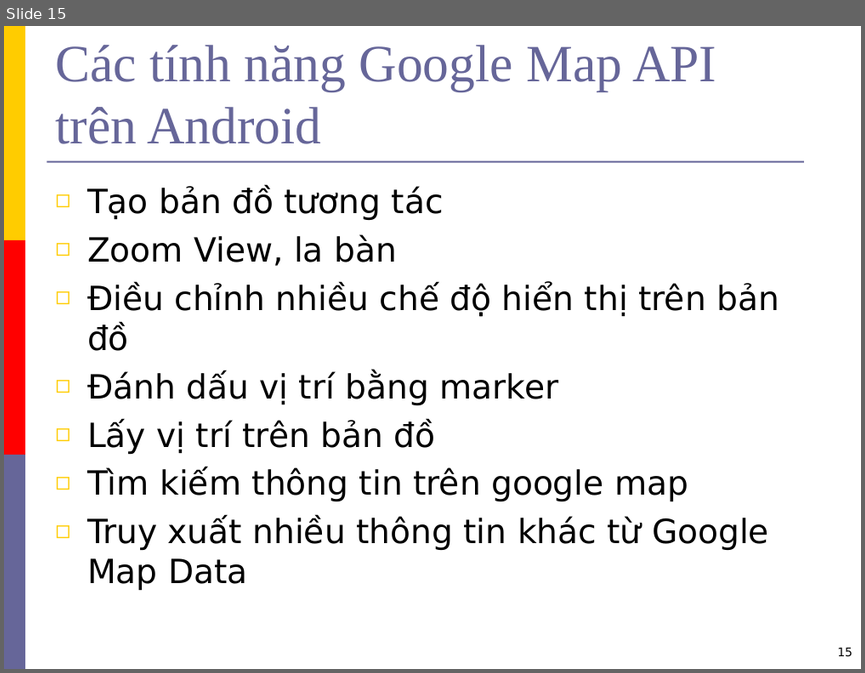
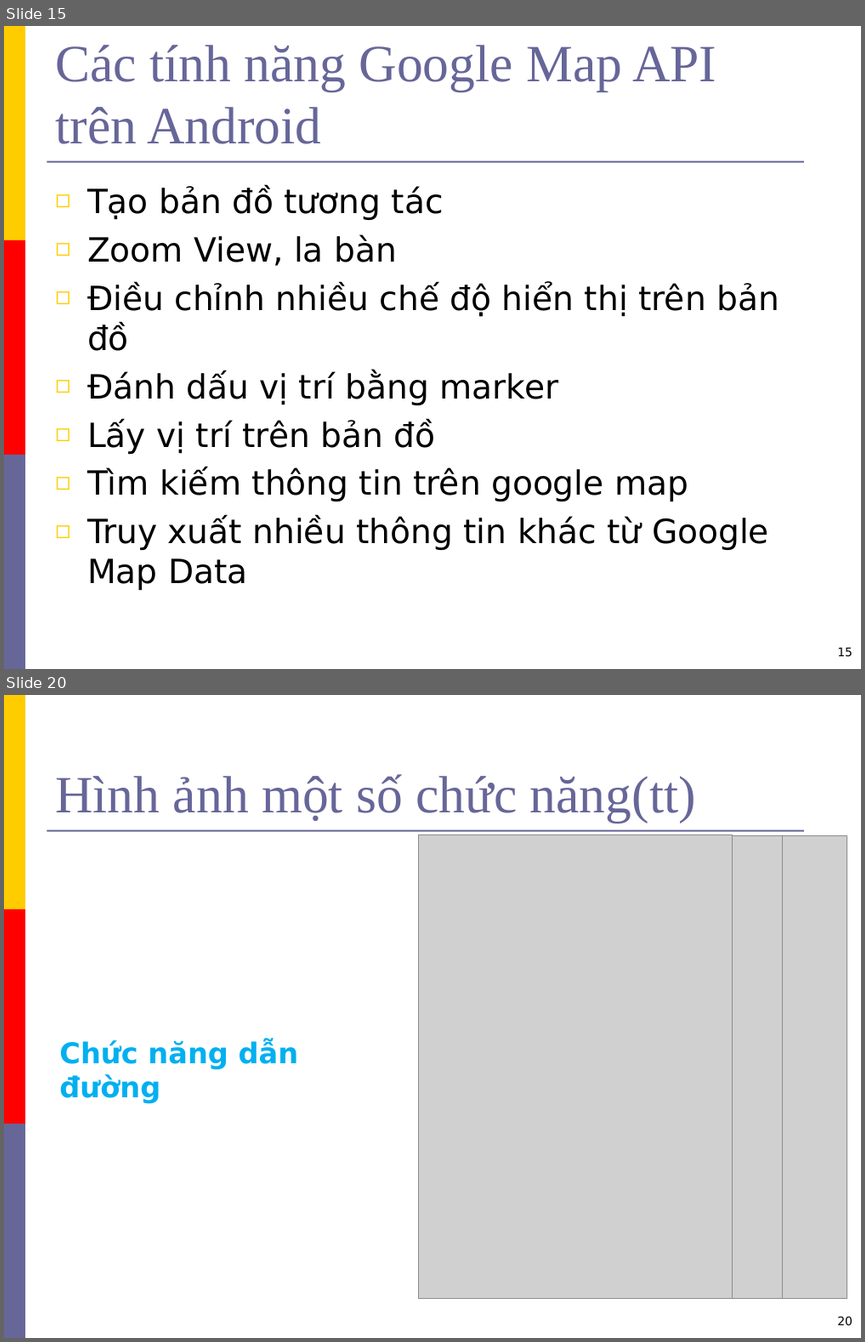
Before and after one commit to hungdien/google-map-api-and-map-on-android, a slide deck: Reports/Presentation.ppt. Shown one above the other, each under a label of ours: slide 15 before the commit, slides 15 and 20 after it; the slides between them are not shown. The pictures are 865x673 and 865x1342 pixels, drawn with LibreOffice and Linux fonts; fonts in the diff are those of the drawing; grey boxes stand for pictures; background and template pictures are left out. Boxes give left, top, right and bottom in pixels: in the first picture for what was removed or moved away, otherwise in the second. Text is boxed around its words. In the diff, an @@ line names an element or a change of style, - is before the commit and + after.

```diff
--- a/Reports/Presentation.ppt
+++ b/Reports/Presentation.ppt
@@ slide 20 added at <box>4,695,861,1338</box>, background #FFFFFF; not listed: 4 template elements that a slide beside it also shows @@
@@ title added at <box>55,774,696,823</box>, 44 pt, text #666699 @@
+Hình ảnh một số chức năng(tt)
@@ picture added at <box>418,834,732,1299</box> @@
@@ picture added at <box>497,836,782,1299</box> @@
@@ picture added at <box>521,836,847,1299</box> @@
@@ text added at <box>59,1039,299,1103</box>, 24 pt, text #00B0F0, bold @@
+Chức năng dẫn đường
@@ page number added at <box>837,1315,852,1326</box>, 10 pt, text #000000 @@
+20
```
Also in this commit, not shown: 3 slides changed, 8 other slides added, 4 slides removed.
